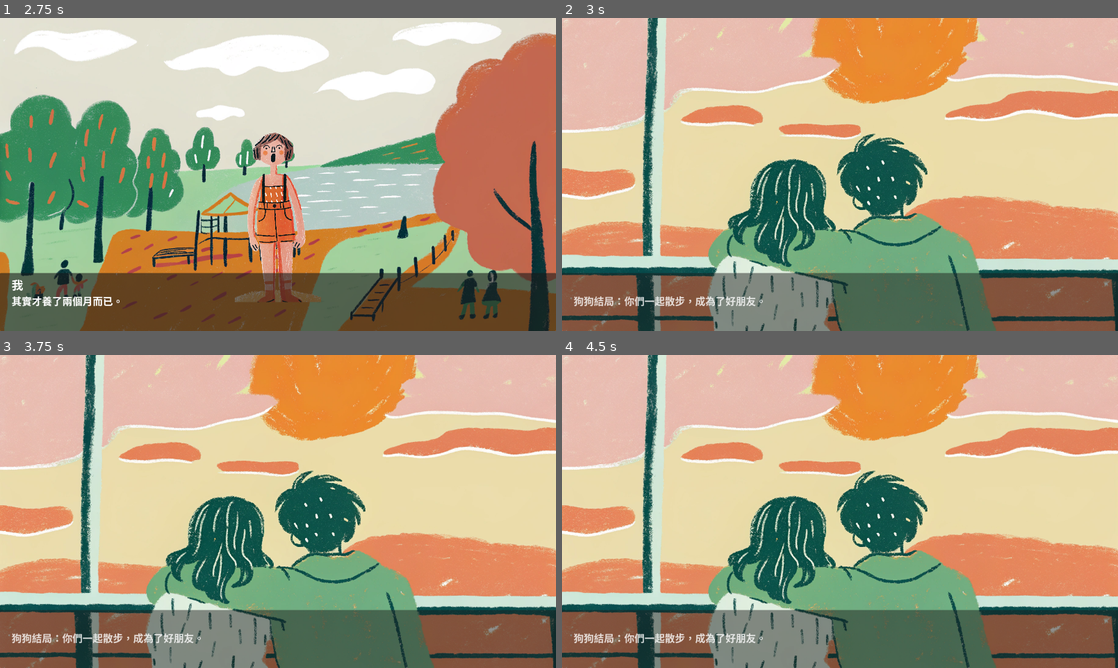
Above: before the commit, frames 1-4 (two rows, left to right).
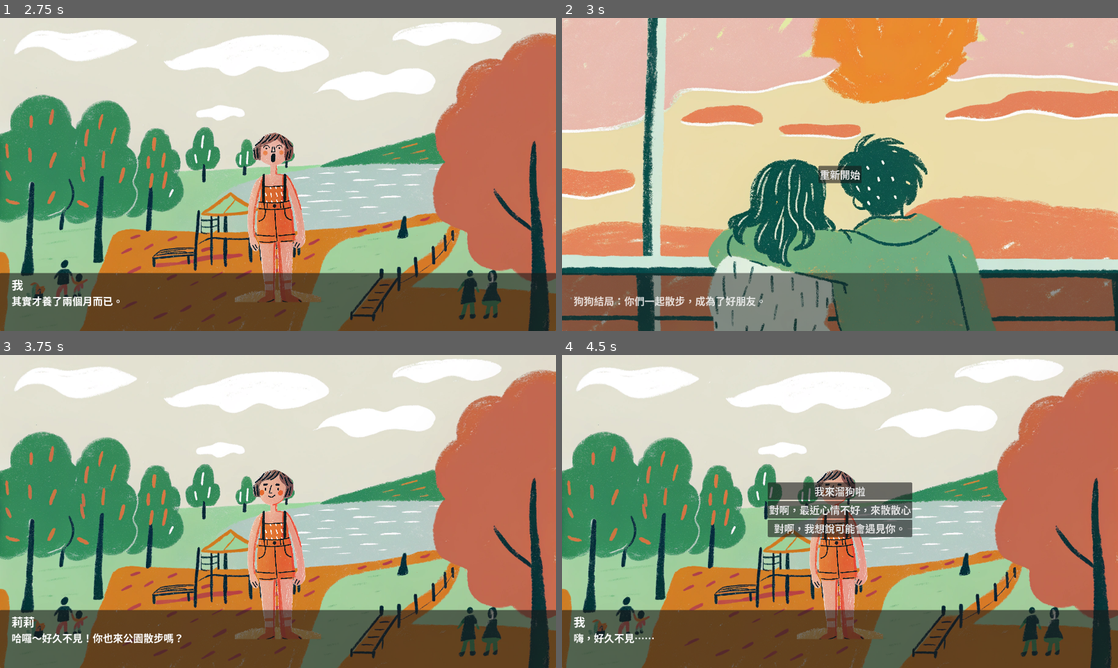
Above: after the commit, the same moments.

Repository: hey77tw/vibe_godot
Game: Godot game, scene res://scenes/DialogueScene.tscn
The game is run twice, just before and just after one commit, with the same random seed, the same clock (stepped at 60 frames per second) and the same inputs.
Inputs (mouse positions are in pixels of both pictures, inside the frame that each line leads up to):
- Up to frame 1 (2.75 s): tap Enter at 0.5 s; move the mouse to (400, 158) at 0.52 s; click (400, 158) at 0.67 s; click "我來溜狗啦" at 1.25 s; tap Space at 2 s; move the mouse to (166, 190) at 2.02 s; click (166, 190) at 2.17 s
- Up to frame 2 (3 s): tap Enter at 2.75 s; move the mouse to (895, 105) at 2.77 s; click (895, 105) at 2.92 s
- Up to frame 3 (3.75 s): click (278, 511) at 3.5 s, where only the run after the commit has a clickable "重新開始"
- Up to frame 4 (4.5 s): tap Space at 4.25 s; move the mouse to (812, 574) at 4.27 s; click (812, 574) at 4.42 s

Frame 1 is identical in both runs. In frame 2, 0.4% of the frame differs, in the area x 46-54%, y 47-53%; in frame 3, 97%; in frame 4, 97%, in the area x 0-100%, y 0-100%.

Commit message:
增加重新開始按鈕

Diff:
--- a/scenes/DialogueScene.tscn
+++ b/scenes/DialogueScene.tscn
@@ -97,3 +97,19 @@
 anchor_bottom = 1.0
 grow_horizontal = 2
 grow_vertical = 2
+
+[node name="RestartButton" type="Button" parent="UIRoot"]
+visible = false
+layout_mode = 1
+anchors_preset = 8
+anchor_left = 0.5
+anchor_top = 0.5
+anchor_right = 0.5
+anchor_bottom = 0.5
+offset_left = -74.0
+offset_top = -29.0
+offset_right = 74.0
+offset_bottom = 29.0
+grow_horizontal = 2
+grow_vertical = 2
+text = "重新開始"
--- a/scripts/dialogue_scene.gd
+++ b/scripts/dialogue_scene.gd
@@ -80,15 +80,31 @@
 		},
 		{
 			"is_ending": true,
-			"ending_text": "BAD END\n你被當成了跟蹤狂...",
+			"ending_text": "壞結局：你被當成了跟蹤狂...",
 			"background": "res://resources/endings/ending-fail.png"
 		}
 	]
 }
 
 func _ready():
+	# 連接重新開始按鈕的信號
+	$UIRoot/RestartButton.pressed.connect(_on_restart_button_pressed)
+	restart_game()
+
+func restart_game():
+	# 重置遊戲狀態
 	current_dialogue = test_dialogue
 	current_index = 0
+
+	# 重置UI
+	$UIRoot/DialoguePanel.visible = true
+	$UIRoot/DialoguePanel.modulate.a = 1
+	$UIRoot/DialoguePanel/CharacterName.visible = true
+	$UIRoot/CharacterSprite.visible = true
+	$UIRoot/ChoicePanel.visible = false
+	$UIRoot/RestartButton.visible = false
+
+	# 顯示初始對話
 	show_current_dialogue()
 
 func show_current_dialogue():
@@ -140,6 +156,12 @@
 		var texture = load(ending_data["background"])
 		if texture:
 			$UIRoot/Background.texture = texture
+
+	# 顯示重新開始按鈕
+	$UIRoot/RestartButton.visible = true
+
+func _on_restart_button_pressed():
+	restart_game()
 
 func show_choices(choices):
 	# 清除現有的選項按鈕
